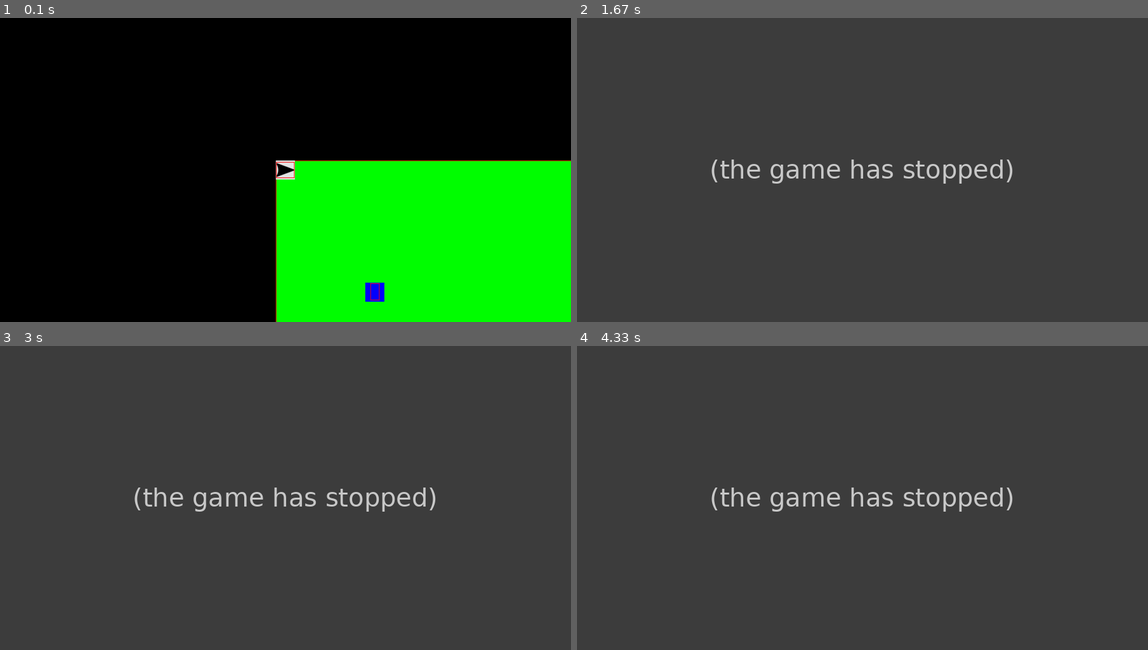
Above: before the commit, frames 1-4 (two rows, left to right).
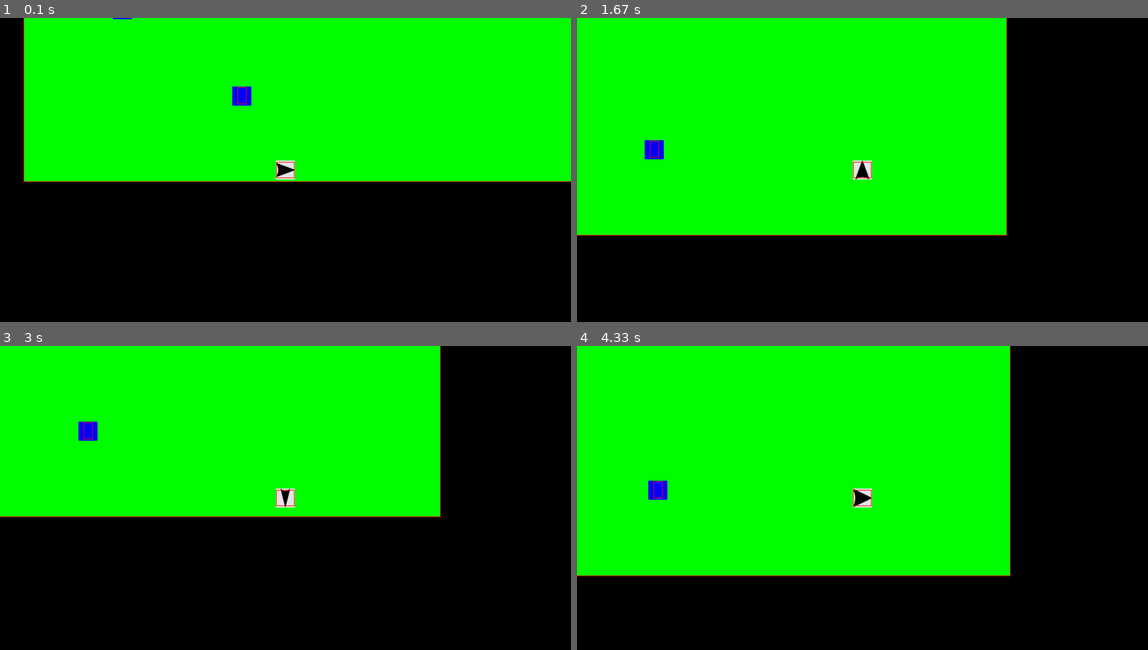
Above: after the commit, the same moments.

Repository: furas/pygame-example-1
Game: pygame game, started from main-mod.py
The game is run twice, just before and just after one commit, with the same random seed, the same clock (stepped at 60 frames per second) and the same inputs.
Inputs:
- Up to frame 1 (0.1 s): no input
- Up to frame 2 (1.67 s): hold P 0.33-0.8 s; hold Right 0.33-0.8 s; hold Right 0.83-1.3 s; hold Up 1.33-1.63 s
- Up to frame 3 (3 s): hold Right 1.67-2.13 s; hold Left 2.17-2.7 s; hold Down from 2.73 s (still down)
- Up to frame 4 (4.33 s): release Down at 3.03 s; hold Left 3.07-3.47 s; hold Up 3.5-3.87 s; hold Right from 3.9 s (still down)

The runs differ from the first frame. In frame 1, 72% of the frame differs, in the area x 4-100%, y 0-100%; in frame 2, 100%; in frame 3, 100%, in the area x 0-100%, y 0-100%; in frame 4, 100%.
Error before the commit: AttributeError: 'Player' object has no attribute 'x' (main-mod.py line 286); the game stopped at 0.33 s (later frames are placeholders)

Commit message:
save in pickle

Diff:
--- a/main-mod.py
+++ b/main-mod.py
@@ -250,12 +250,12 @@
 # --- functions --- (lower_case_names)
 
 def load_config():
-    with open(CONFIG_PATH, "rb") as pickle_file:
+    with open(os.path.join(HOME_PATH, CONFIG_PATH), "rb") as pickle_file:
         data = pickle.load(pickle_file)
     return data
 
 def save_config(data):
-    with open(CONFIG_PATH, "wb") as pickle_file:
+    with open(os.path.join(HOME_PATH, CONFIG_PATH), "wb") as pickle_file:
         pickle.dump(data, pickle_file)
 
 def game_state():
@@ -283,7 +283,7 @@
         keys = pygame.key.get_pressed()
 
         if keys[pygame.K_p]:
-            config = {"x": player.x, "y": player.y}
+            config = {"x": player.rect.x, "y": player.rect.y}
             save_config(config)
 
         player.handle_keys(keys)
Binary file added: data_pick.pkl
